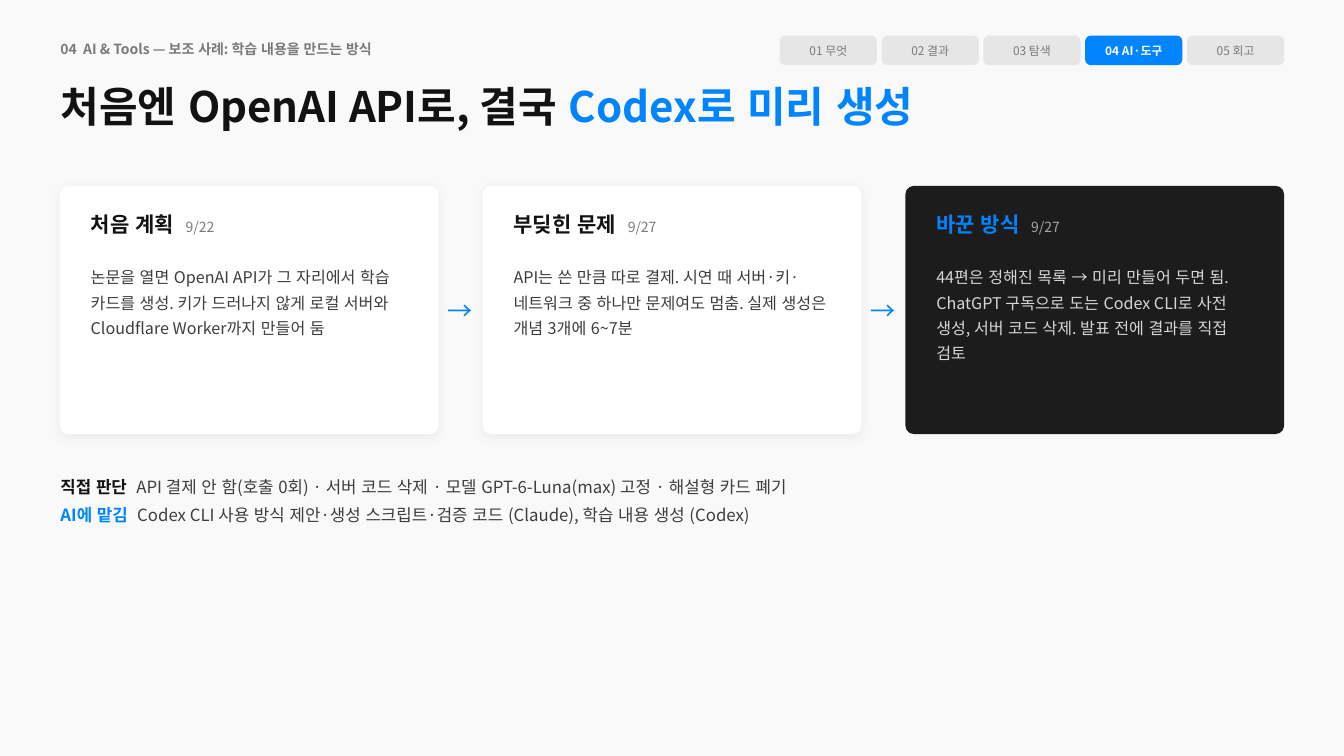
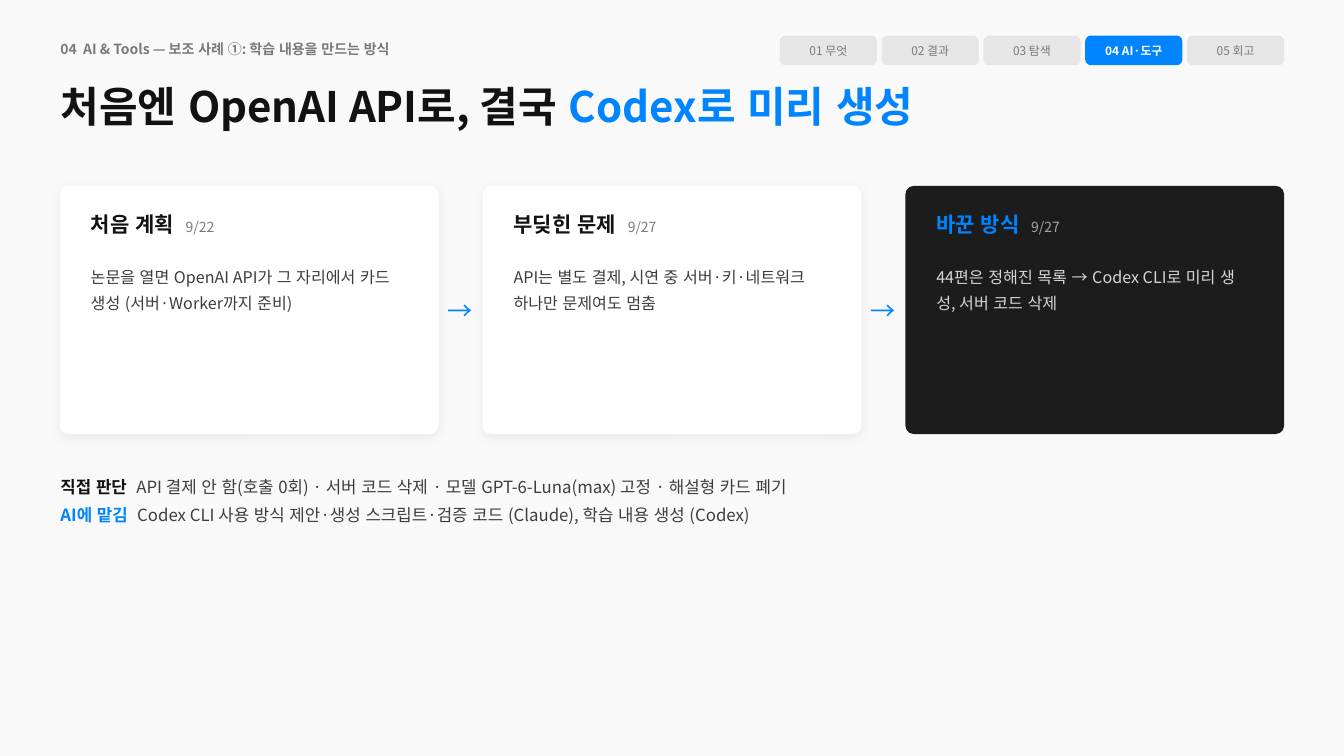
Before and after one commit to gunhyeok0803/Immersive_Interaction, a slide deck: slide 19 of presentation/slides.pptx. Drawn at 1344x756 pixels with LibreOffice and Linux fonts; fonts in the diff are those of the drawing. Boxes give left, top, right and bottom in pixels: in the first picture for what was removed or moved away, otherwise in the second. Text is boxed around its words. In the diff, an @@ line names an element or a change of style, - is before the commit and + after.

```diff
--- a/presentation/slides.pptx
+++ b/presentation/slides.pptx
@@ text at box(60, 42, 390, 55): text changed @@
-04 AI & Tools — 보조 사례: 학습 내용을 만드는 방식
+04 AI & Tools — 보조 사례 ①: 학습 내용을 만드는 방식
@@ text at box(91, 269, 390, 312): text changed @@
-논문을 열면 OpenAI API가 그 자리에서 학습 카드를 생성. 키가 드러나지 않게 로컬 서버와 Cloudflare Worker까지 만들어 둠
+논문을 열면 OpenAI API가 그 자리에서 카드 생성 (서버·Worker까지 준비)
@@ text at box(514, 269, 805, 311): text changed @@
-API는 쓴 만큼 따로 결제. 시연 때 서버·키·네트워크 중 하나만 문제여도 멈춤. 실제 생성은 개념 3개에 6~7분
+API는 별도 결제, 시연 중 서버·키·네트워크 하나만 문제여도 멈춤
@@ text at box(936, 269, 1235, 312): text changed @@
-44편은 정해진 목록 → 미리 만들어 두면 됨. ChatGPT 구독으로 도는 Codex CLI로 사전 생성, 서버 코드 삭제. 발표 전에 결과를 직접 검토
+44편은 정해진 목록 → Codex CLI로 미리 생성, 서버 코드 삭제
```
Also in this commit, not shown: 21 other slides changed, 1 other file.
